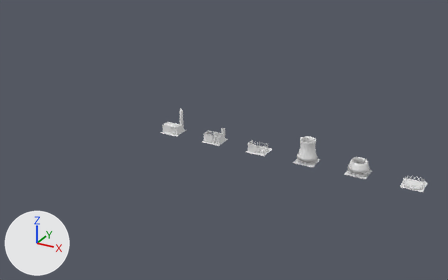
An edit to the Blender file industries/temperate/power_station.blend, drawn before and after from the same camera.
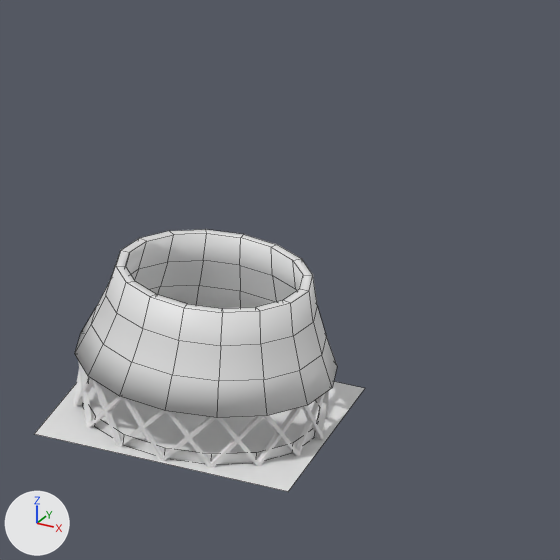
The first picture shows the older version from a 50 mm camera at (8.7, -50.3, 25.5) aimed at (-19.5, 1.0, -0.2). The close-ups show both versions on the part from 76% to 87% of the width and 49% to 66% of the height of that picture; other places that the commit changed are outside them. Every picture has the same lights, and +X, +Y and +Z are marked at lower left. The close-ups show mesh edges as thin lines.
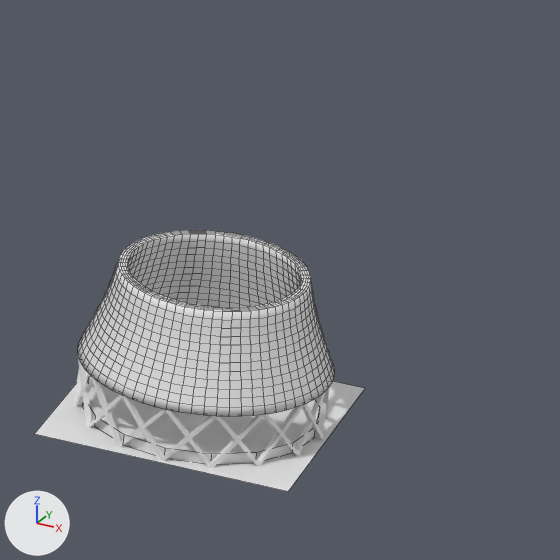
Edits to the bpy script that builds the scene:
```text
Change me_cylinder_004:
    where me_cylinder_004.from_pydata(...)  # 128 vertices, 128 faces; spans x -1.05..1.05, y -1.05..1.05, z 0.46..1.27
    used by ob_cylinder_003; location = (-5.0, 0.0, 0.0); scale = (0.95, 0.95, 0.95)
    me_cylinder_004 part 1: creased or bevel-weighted edges go from 0 to 64
Change ob_cylinder_003:
    add _m = ob_cylinder_003.modifiers.new('Subsurf', 'SUBSURF')
```

What differs and where, as boxes [x1, y1, x2, y2] in the close-ups (560 x 560 px):
'Cylinder.003', shading changed, modifiers changed
    before: [75, 229, 337, 418]
    after: [78, 230, 334, 417]
